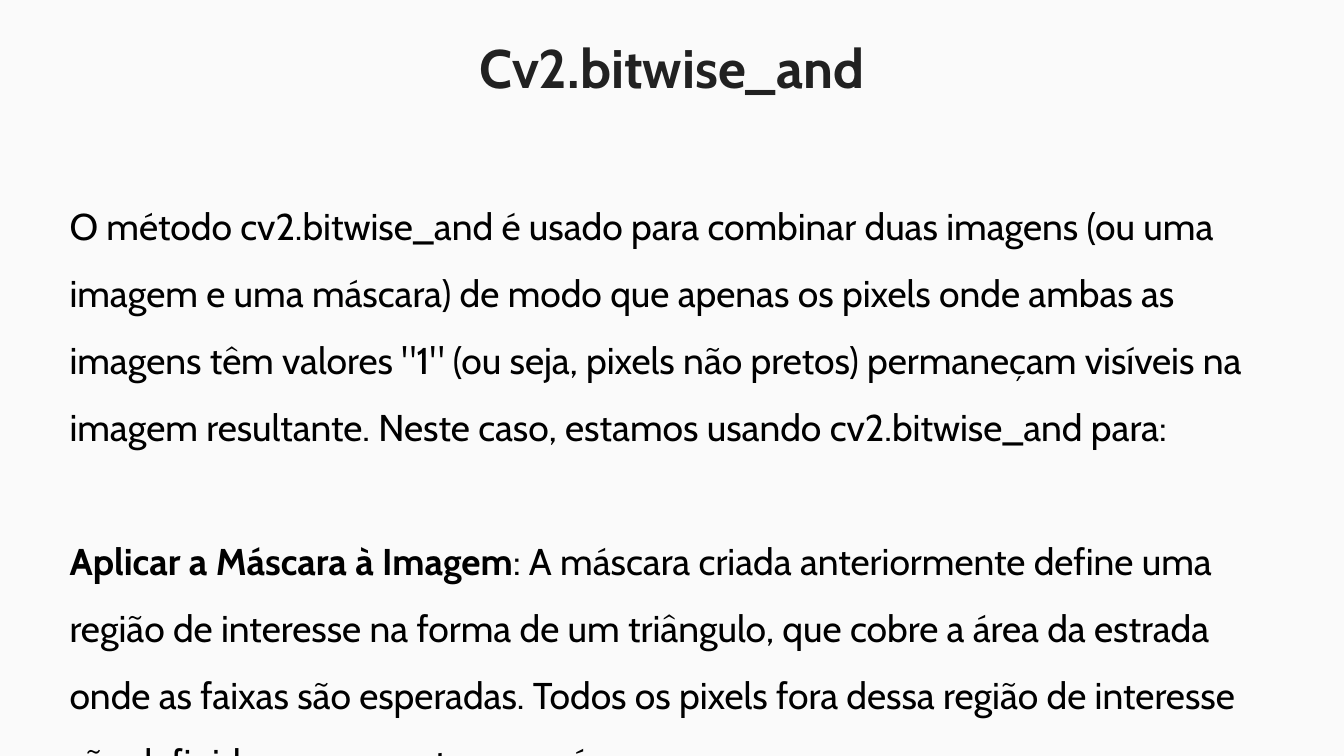
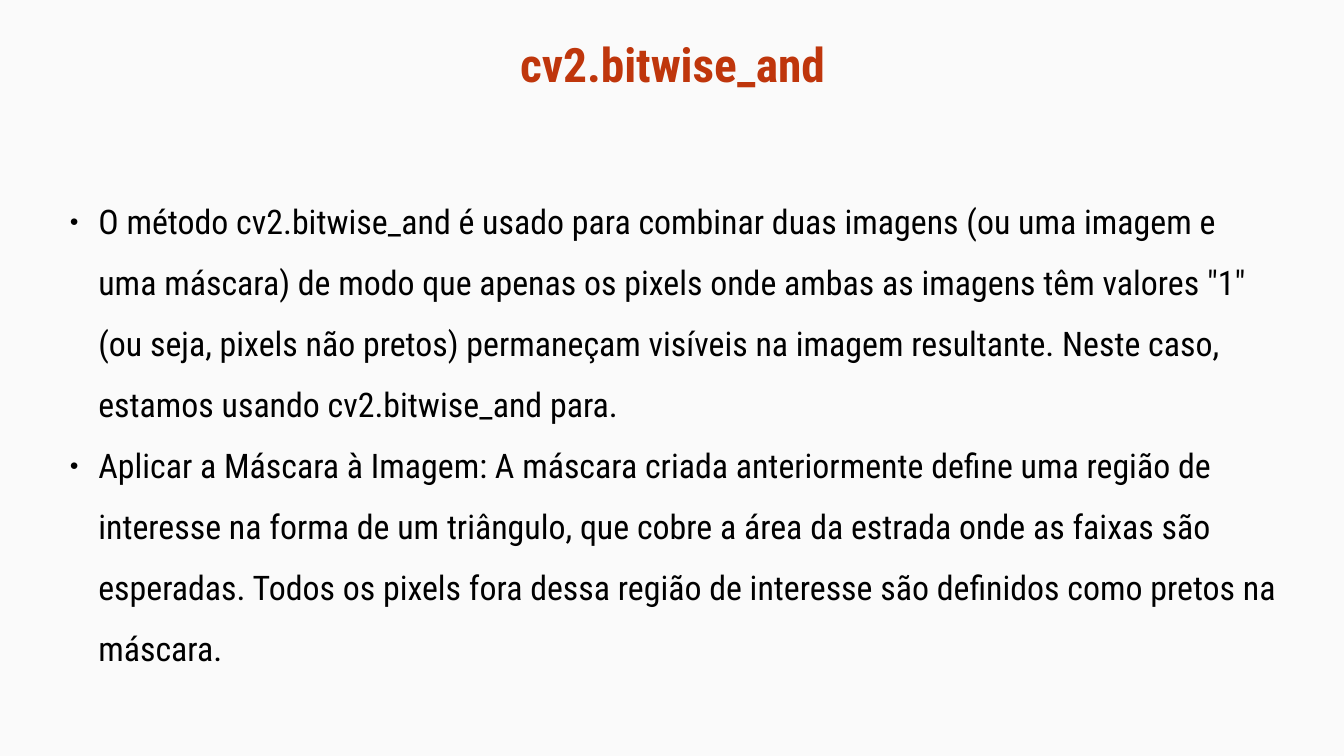
Before and after one commit to maurizioprizzi/finding_lanes, a slide deck: slide 19 of computer_vision_encounter_01.odp. Drawn at 1344x756 pixels with LibreOffice and Linux fonts; fonts in the diff are those of the drawing. Boxes give left, top, right and bottom in pixels: in the first picture for what was removed or moved away, otherwise in the second. Text is boxed around its words. In the diff, an @@ line names an element or a change of style, - is before the commit and + after.

```diff
--- a/computer_vision_encounter_01.odp
+++ b/computer_vision_encounter_01.odp
@@ title "cv2.bitwise_and" at bbox=[520, 46, 825, 88]: vertical alignment top to middle @@
@@ title at bbox=[520, 46, 825, 88]: text changed; size 32 to 28 pt; font Cabin to Roboto Condensed; text colour #212121 to #BF360C @@
-Cv2.bitwise_and
+cv2.bitwise_and
@@ text at bbox=[98, 207, 1245, 424]: text changed; size 22 to 20 pt; font Cabin to Roboto Condensed @@
-O método cv2.bitwise_and é usado para combinar duas imagens (ou uma imagem e uma máscara) de modo que apenas os pixels onde ambas as imagens têm valores "1" (ou seja, pixels não pretos) permaneçam visíveis na imagem resultante. Neste caso, estamos usando cv2.bitwise_and para:
+● O método cv2.bitwise_and é usado para combinar duas imagens (ou uma imagem e uma máscara) de modo que apenas os pixels onde ambas as imagens têm valores "1" (ou seja, pixels não pretos) permaneçam visíveis na imagem resultante. Neste caso, estamos usando cv2.bitwise_and para.
@@ text at bbox=[98, 452, 1276, 662]: size 22 to 20 pt, font Cabin to Roboto Condensed in "Aplicar a Máscara à Imagem: A máscara ..."; bold off in "Aplicar a Máscara à Imagem:"; bullet none to ● @@
```
Also in this commit, not shown: 1 other slide changed, 2 other files.
